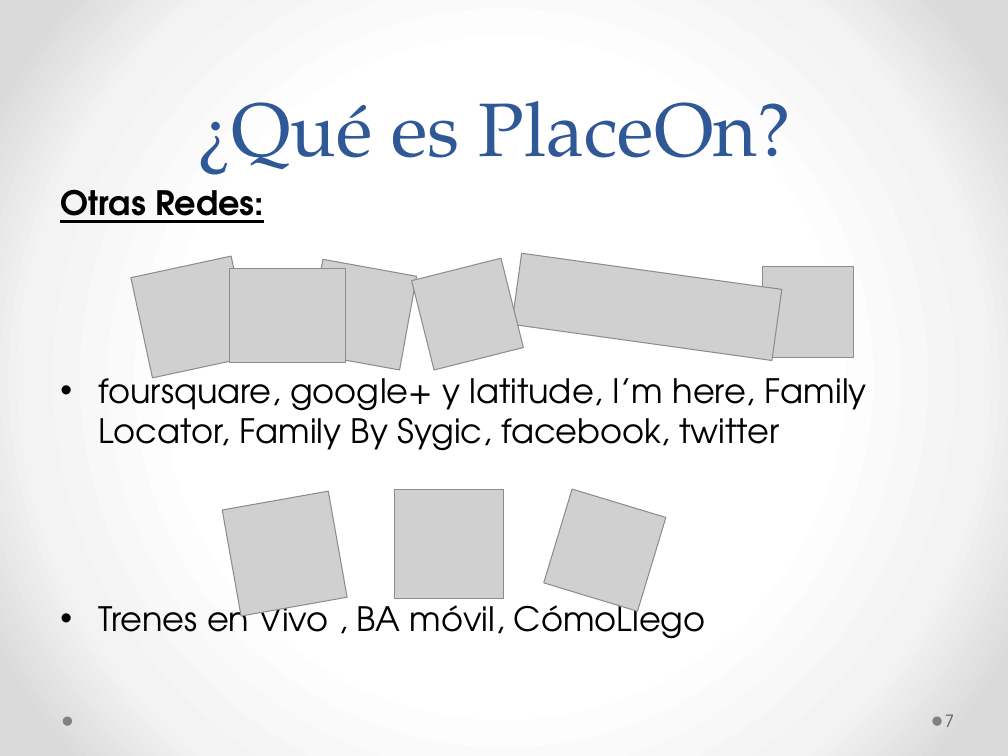
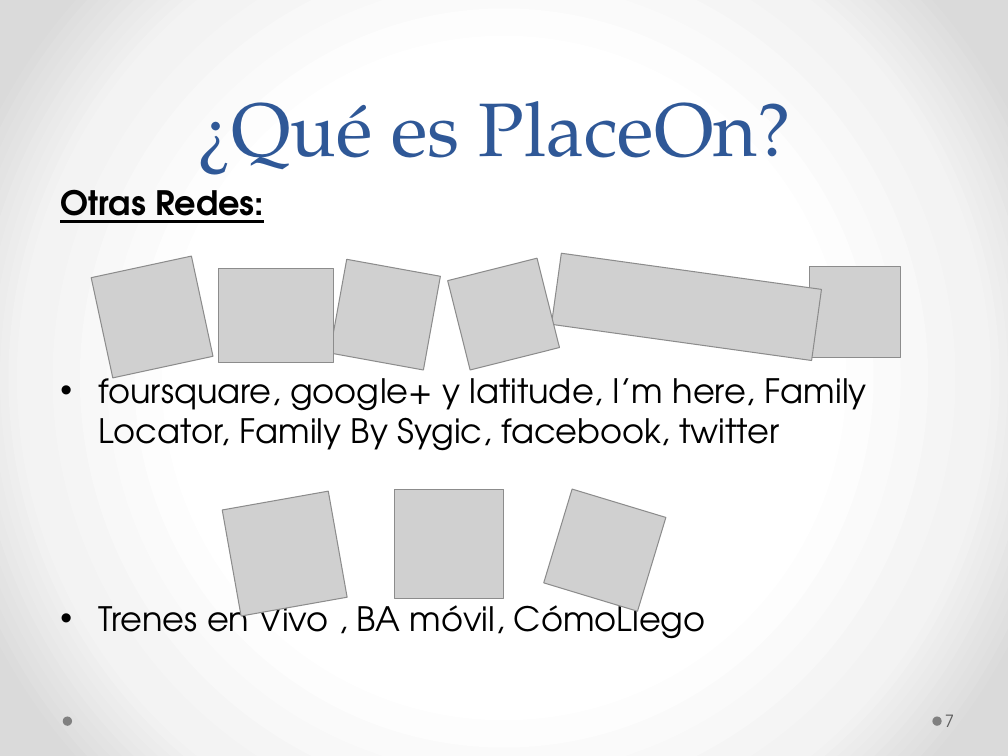
Before and after one commit to ygd182/placeon, a slide deck: slide 7 of Informes/PlaceOn.pptx. Drawn at 1008x756 pixels with LibreOffice and Linux fonts; fonts in the diff are those of the drawing; grey boxes stand for pictures. Boxes give left, top, right and bottom in pixels: in the first picture for what was removed or moved away, otherwise in the second. Text is boxed around its words. In the diff, an @@ line names an element or a change of style, - is before the commit and + after.

```diff
--- a/Informes/PlaceOn.pptx
+++ b/Informes/PlaceOn.pptx
@@ picture: place and size @@
-picture at [130, 256, 253, 379]
+picture at [91, 256, 213, 379]
@@ picture: place and size @@
-picture at [230, 268, 345, 362]
+picture at [219, 268, 334, 362]
@@ picture: place and size @@
-picture at [306, 259, 416, 370]
+picture at [330, 259, 440, 370]
@@ picture: place and size @@
-picture at [412, 258, 523, 370]
+picture at [448, 258, 559, 370]
@@ picture: place and size @@
-picture at [511, 253, 782, 360]
+picture at [552, 253, 822, 360]
@@ picture: place and size @@
-picture at [762, 267, 853, 358]
+picture at [809, 267, 900, 358]
```
Also in this commit, not shown: 2 other slides changed.
